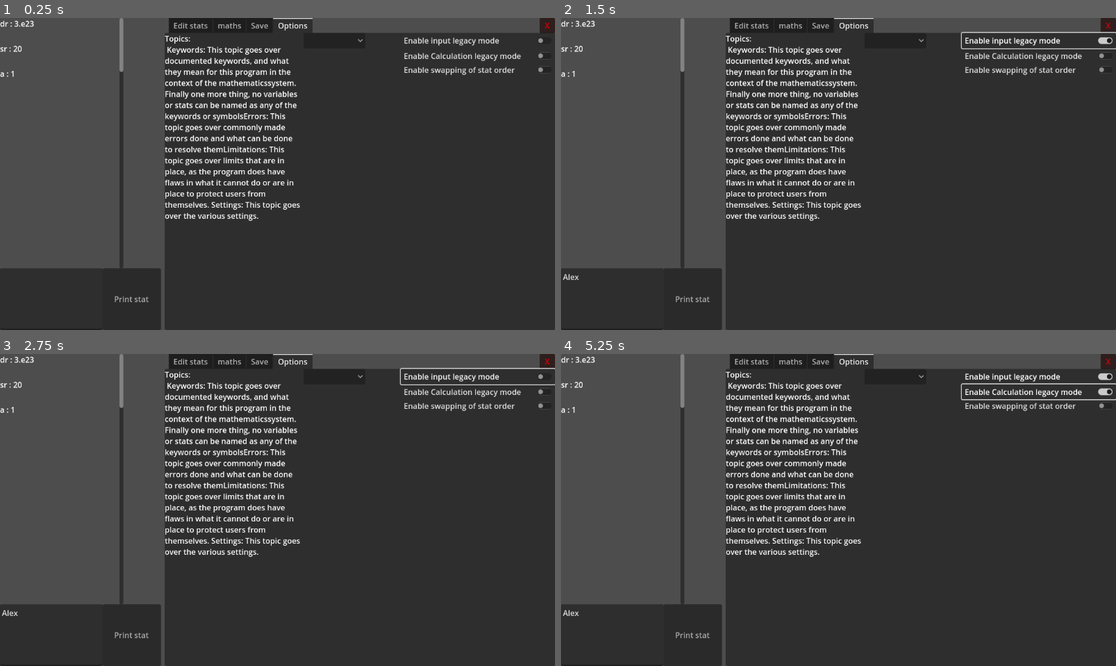
Above: before the commit, frames 1-4 (two rows, left to right).
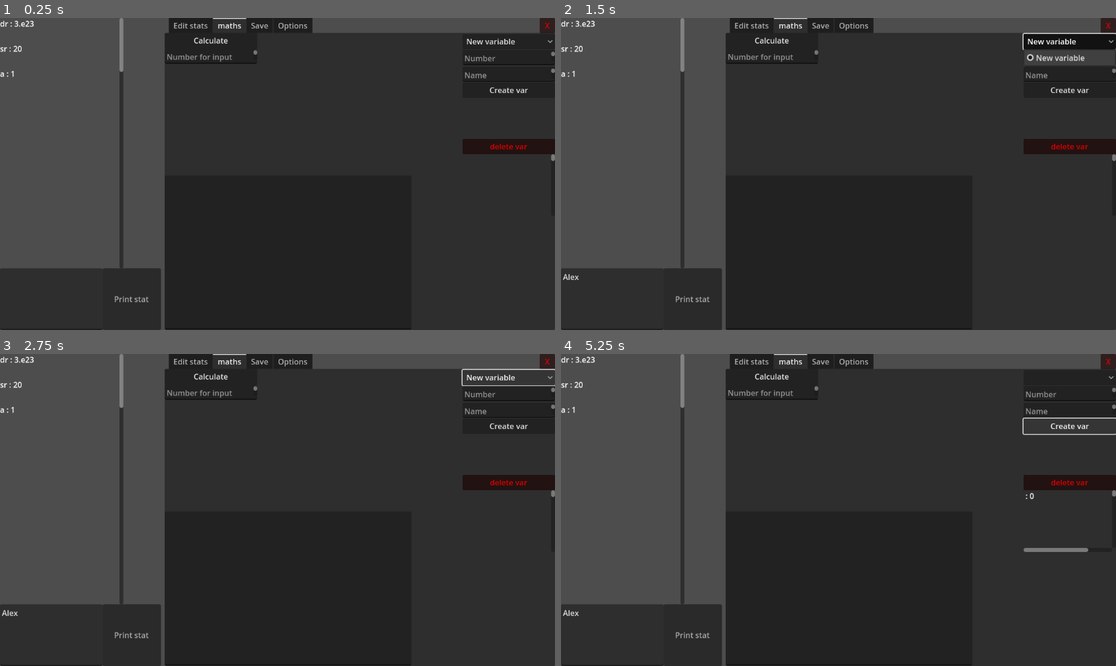
Above: after the commit, the same moments.

Repository: Random31234/huge-numbers-2.0
Game: Godot game, scene res://scenes/main.tscn
Same seed, same stepped clock (60 frames per second), same inputs: the game is played once before the commit and once after it.
Inputs (mouse positions are in pixels of both pictures, inside the frame that each line leads up to):
- Up to frame 1 (0.25 s): no input
- Up to frame 2 (1.5 s): click (610, 298) at 0.52 s; type "Alex" at 0.6 s; click (1071, 42) at 1.25 s, where only the run after the commit has a clickable "New variable"
- Up to frame 3 (2.75 s): click (510, 378) at 2 s, where only the run after the commit has a clickable "New variable"
- Up to frame 4 (5.25 s): click "Print stat" at 2.75 s; click (1038, 375) at 3.5 s, where only the run before the commit has a clickable "Enable input legacy mode"; click (1038, 391) at 4.25 s, where only the run before the commit has a clickable "Enable Calculation legacy mode"; click (1071, 425) at 5 s, where only the run after the commit has a clickable "Create var"

The runs differ from the first frame. In frame 1, 5.8% of the frame differs, in the area x 29-100%, y 0-100%; in frame 2, 6.7%; in frame 3, 6.2%; in frame 4, 6.4%.

Commit message:
Calculation input near completion.
It is nearly done, just need to do maths themselves.

Diff:
--- a/scenes/main.tscn
+++ b/scenes/main.tscn
@@ -13,6 +13,7 @@
 [ext_resource type="Script" path="res://scripts/Mathematics scripts/VariableScripts/varLegacy.gd" id="10_cdgyd"]
 [ext_resource type="Script" path="res://scripts/Mathematics scripts/mathPasser.gd" id="10_jxg4m"]
 [ext_resource type="Script" path="res://scripts/Mathematics scripts/VariableScripts/varNew.gd" id="11_18ykq"]
+[ext_resource type="Script" path="res://scripts/Mathematics scripts/Calculations signals system/calculations_legacy.gd" id="12_7ghhh"]
 [ext_resource type="Script" path="res://scripts/Mathematics scripts/Calculations signals system/calculationLegacyInput.gd" id="12_exr4d"]
 [ext_resource type="Script" path="res://scripts/Mathematics scripts/Calculations signals system/calculationInputNew.gd" id="13_wpl6n"]
 [ext_resource type="Script" path="res://scripts/Mathematics scripts/Calculations signals system/calculationsNew.gd" id="14_ja5hq"]
@@ -95,7 +96,7 @@
 offset_left = 342.0
 offset_right = 1152.0
 offset_bottom = 648.0
-current_tab = 3
+current_tab = 1
 
 [node name="Edit stats" type="Control" parent="TabContainer"]
 visible = false
@@ -326,7 +327,6 @@
 "
 
 [node name="maths" type="Control" parent="TabContainer"]
-visible = false
 layout_mode = 2
 script = ExtResource("10_jxg4m")
 metadata/_tab_index = 1
@@ -481,17 +481,19 @@
 custom_minimum_size = Vector2(192, 2560)
 layout_mode = 2
 
-[node name="calculations legacy" type="Control" parent="TabContainer/maths"]
-visible = false
-anchors_preset = 0
-offset_right = 40.0
-offset_bottom = 40.0
+[node name="calculations legacy" type="Control" parent="TabContainer/maths" node_paths=PackedStringArray("mathBox")]
+anchors_preset = 0
+offset_right = 40.0
+offset_bottom = 40.0
+script = ExtResource("12_7ghhh")
+mathBox = NodePath("RichTextLabel")
 
 [node name="RichTextLabel" type="RichTextLabel" parent="TabContainer/maths/calculations legacy"]
 layout_mode = 2
 offset_top = 252.0
 offset_right = 512.0
 offset_bottom = 380.0
+text = "1+1"
 
 [node name="output position" type="OptionButton" parent="TabContainer/maths/calculations legacy"]
 layout_mode = 0
@@ -855,6 +857,7 @@
 text = "Delete math"
 
 [node name="Options" type="Control" parent="TabContainer"]
+visible = false
 layout_mode = 2
 metadata/_tab_index = 3
 
@@ -940,10 +943,13 @@
 [connection signal="swap" from="TabContainer/maths/Variables part" to="TabContainer/maths" method="passSwap"]
 [connection signal="button_down" from="TabContainer/maths/Variables part/create or edit var button" to="TabContainer/maths/Variables part" method="pressed"]
 [connection signal="button_down" from="TabContainer/maths/Variables part/delete var" to="TabContainer/maths/Variables part" method="d"]
+[connection signal="calculate" from="TabContainer/maths/calculations legacy" to="math Storage Node" method="performCalculation"]
 [connection signal="button_down" from="TabContainer/maths/calculations legacy/Create_edit_step_button" to="." method="createEditStep"]
 [connection signal="button_down" from="TabContainer/maths/calculations legacy/delete step" to="." method="deleteStep"]
+[connection signal="input" from="TabContainer/maths/calculations legacy/Legacy input system2" to="TabContainer/maths/calculations legacy" method="calc"]
 [connection signal="button_down" from="TabContainer/maths/calculations legacy/Legacy input system2/calculation button" to="TabContainer/maths/calculations legacy/Legacy input system2" method="pressed"]
-[connection signal="button_down" from="TabContainer/maths/calculations legacy/input system/calculation button" to="." method="calculateThroughSteps"]
+[connection signal="input" from="TabContainer/maths/calculations legacy/input system" to="TabContainer/maths/calculations legacy" method="calc"]
+[connection signal="button_down" from="TabContainer/maths/calculations legacy/input system/calculation button" to="TabContainer/maths/calculations legacy/input system" method="pressed"]
 [connection signal="calculate" from="TabContainer/maths/calculations" to="math Storage Node" method="performCalculation"]
 [connection signal="input" from="TabContainer/maths/calculations/Legacy input system2" to="TabContainer/maths/calculations" method="calc"]
 [connection signal="button_down" from="TabContainer/maths/calculations/Legacy input system2/calculation button" to="TabContainer/maths/calculations/Legacy input system2" method="pressed"]
--- /dev/null
+++ b/scripts/Mathematics scripts/Calculations signals system/calculations_legacy.gd
@@ -0,0 +1,16 @@
+extends Control
+
+@export var mathBox:RichTextLabel
+signal calculate(b:Big,m:String)
+
+#non legacy version
+
+func calc(b:Big):
+
+	emit_signal("calculate",b,mathBox.text)
+
+	pass
+
+
+func inputLine():
+	pass
Not shown: 1 places in scenes/main.tscn that only renumber resources
